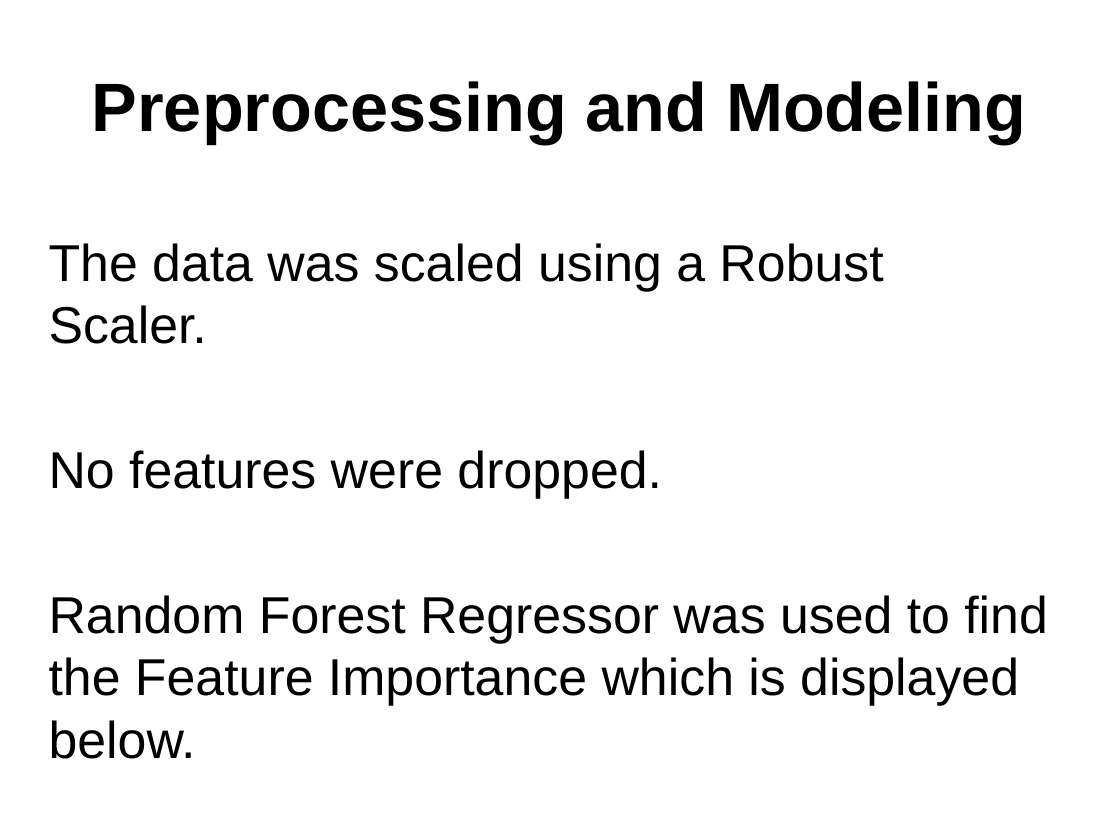
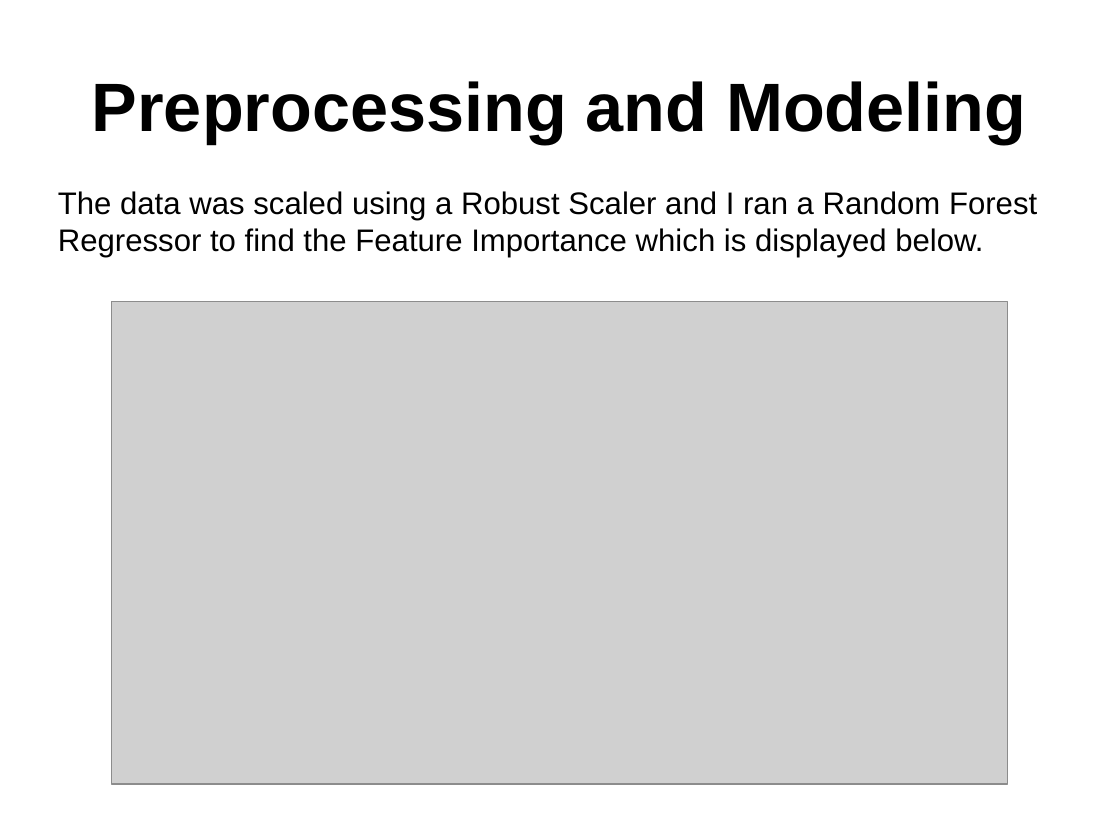
Before and after one commit to delwester/Springboard, a slide deck: slide 10 of Capstone3/Capstone3_FinalPres.pptx (slide 8 before the commit). Drawn at 1120x840 pixels with LibreOffice and Linux fonts; fonts in the diff are those of the drawing; grey boxes stand for pictures. Boxes give left, top, right and bottom in pixels: in the first picture for what was removed or moved away, otherwise in the second. Text is boxed around its words. In the diff, an @@ line names an element or a change of style, - is before the commit and + after.

```diff
--- a/Capstone3/Capstone3_FinalPres.pptx
+++ b/Capstone3/Capstone3_FinalPres.pptx
@@ text at (x1=58, y1=191, x2=1037, y2=257): text changed; size 33.3 to 20 pt @@
-The data was scaled using a Robust Scaler.
-No features were dropped.
-Random Forest Regressor was used to find the Feature Importance which is displayed below.
+The data was scaled using a Robust Scaler and I ran a Random Forest Regressor to find the Feature Importance which is displayed below.
@@ picture added at (x1=112, y1=301, x2=1008, y2=784) @@
```
Also in this commit, not shown: 5 other slides changed, 8 slides added, 4 slides removed, 2 other files.
